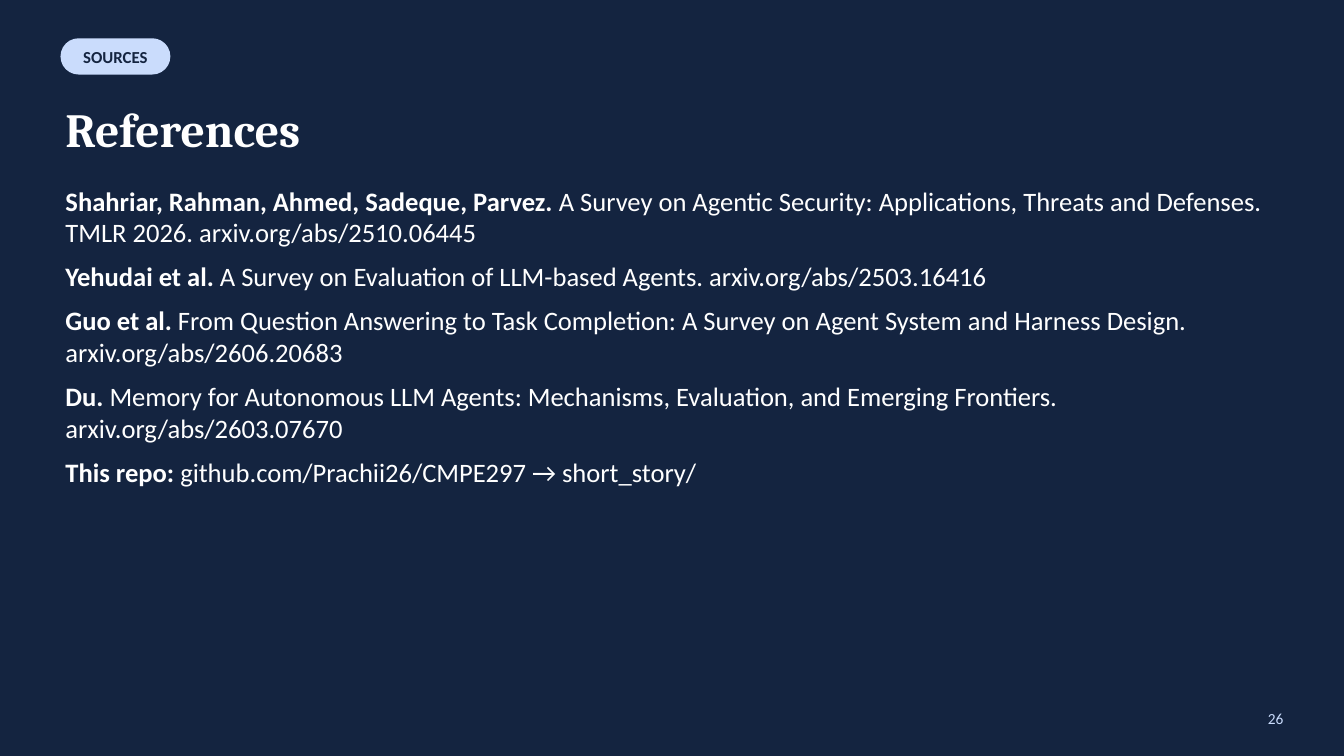
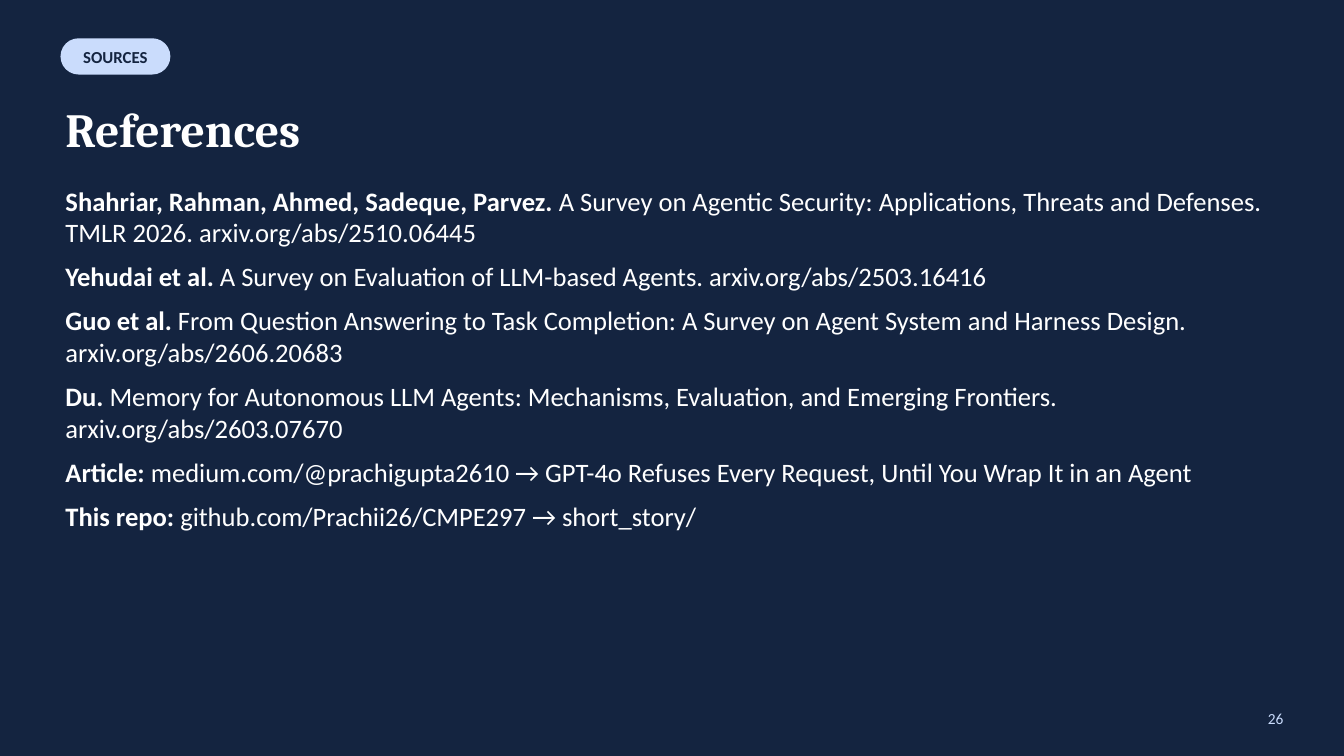
Before and after one commit to Prachii26/CMPE297, a slide deck: slide 26 of short_story/deck/slides.pptx. Drawn at 1344x756 pixels with LibreOffice and Linux fonts; fonts in the diff are those of the drawing. Boxes give left, top, right and bottom in pixels: in the first picture for what was removed or moved away, otherwise in the second. Text is boxed around its words. In the diff, an @@ line names an element or a change of style, - is before the commit and + after.

```diff
--- a/short_story/deck/slides.pptx
+++ b/short_story/deck/slides.pptx
@@ text at [65,463,1191,487]: paragraph added @@
+Article: medium.com/@prachigupta2610 → GPT-4o Refuses Every Request, Until You Wrap It in an Agent
```
Also in this commit, not shown: 9 other files.
